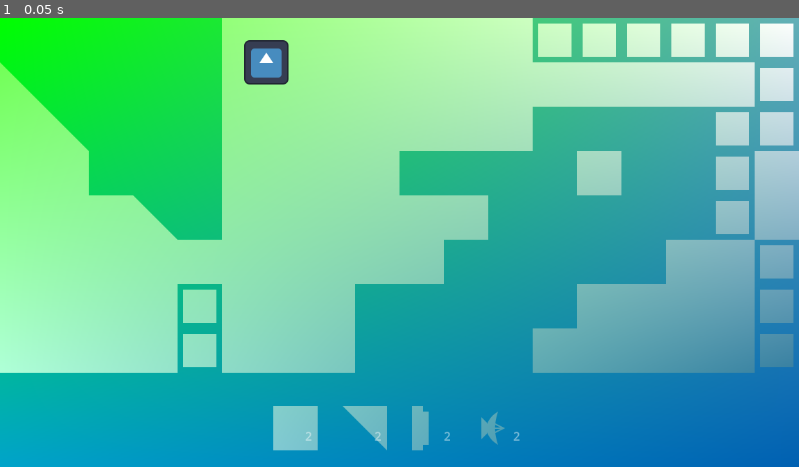
Above: before the commit, frame 1.
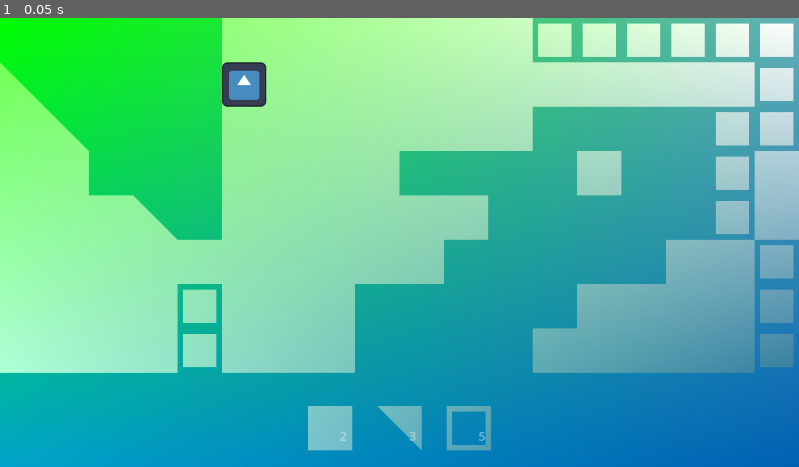
Above: after the commit, the same moment.

Repository: Username4D/signal_quest
Game: Godot game, scene res://scenes/gameplay_view.tscn
Same seed, same stepped clock (60 frames per second), same inputs: the game is played once before the commit and once after it. The project has no main scene, so this scene is started directly. The engine's default icon, where the game draws it, is replaced by a stand-in: a white triangle on a blue panel in a dark square.
Inputs:
- Up to frame 1 (0.05 s): no input

The runs differ from the first frame. In frame 1, 2.6% of the frame differs, in the area x 27-66%, y 4-97%.

Commit message:
added gameplay handler to control inventory management, added keeping track of inventory amounts, revamped inventory initialisation

Diff:
--- a/project.godot
+++ b/project.godot
@@ -12,6 +12,10 @@
 
 config/name="Signal_game"
 config/features=PackedStringArray("4.5", "GL Compatibility")
+
+[autoload]
+
+gameplay_handler="*res://scripts/gameplay_handler.gd"
 
 [editor_plugins]
 
--- a/scenes/gameplay_view.tscn
+++ b/scenes/gameplay_view.tscn
@@ -31,7 +31,7 @@
 tile_set = ExtResource("2_khje6")
 
 [node name="signal_emitter" parent="static_gp_objects" instance=ExtResource("4_a4xli")]
-position = Vector2(384, 64)
+position = Vector2(352, 96)
 
 [node name="user_gp_objects" type="TileMapLayer" parent="."]
 
--- a/scenes/inventory.tscn
+++ b/scenes/inventory.tscn
@@ -1,27 +1,6 @@
-[gd_scene load_steps=7 format=3 uid="uid://wwori4ekxduy"]
+[gd_scene load_steps=2 format=3 uid="uid://wwori4ekxduy"]
 
-[ext_resource type="PackedScene" uid="uid://crwtc42uurksi" path="res://scenes/inventory_item.tscn" id="1_qw0r6"]
-[ext_resource type="Texture2D" uid="uid://ke00ty7ry5df" path="res://assets/tileset_textures.svg" id="2_hj2ta"]
-
-[sub_resource type="AtlasTexture" id="AtlasTexture_ty45s"]
-resource_local_to_scene = true
-atlas = ExtResource("2_hj2ta")
-region = Rect2(0, 0, 64, 64)
-
-[sub_resource type="AtlasTexture" id="AtlasTexture_53g1v"]
-resource_local_to_scene = true
-atlas = ExtResource("2_hj2ta")
-region = Rect2(0, 0, 64, 64)
-
-[sub_resource type="AtlasTexture" id="AtlasTexture_yyk2a"]
-resource_local_to_scene = true
-atlas = ExtResource("2_hj2ta")
-region = Rect2(0, 0, 64, 64)
-
-[sub_resource type="AtlasTexture" id="AtlasTexture_uae8j"]
-resource_local_to_scene = true
-atlas = ExtResource("2_hj2ta")
-region = Rect2(0, 0, 64, 64)
+[ext_resource type="Script" uid="uid://joqchhr0ufo0" path="res://scripts/inventory.gd" id="1_53g1v"]
 
 [node name="inventory" type="HBoxContainer"]
 offset_left = 128.0
@@ -29,19 +8,4 @@
 offset_right = 1024.0
 offset_bottom = 640.0
 alignment = 1
-
-[node name="wall" parent="." instance=ExtResource("1_qw0r6")]
-layout_mode = 2
-icon = SubResource("AtlasTexture_ty45s")
-
-[node name="wall_angled" parent="." instance=ExtResource("1_qw0r6")]
-layout_mode = 2
-icon = SubResource("AtlasTexture_53g1v")
-
-[node name="button" parent="." instance=ExtResource("1_qw0r6")]
-layout_mode = 2
-icon = SubResource("AtlasTexture_yyk2a")
-
-[node name="signal_emitter" parent="." instance=ExtResource("1_qw0r6")]
-layout_mode = 2
-icon = SubResource("AtlasTexture_uae8j")
+script = ExtResource("1_53g1v")
--- a/scenes/placed_object.tscn
+++ b/scenes/placed_object.tscn
@@ -15,6 +15,7 @@
 resource_local_to_scene = true
 atlas = ExtResource("2_vysjg")
 region = Rect2(0, 0, 64, 64)
+filter_clip = true
 
 [node name="placed_object" type="Button"]
 self_modulate = Color(1, 1, 1, 0)
--- /dev/null
+++ b/scripts/gameplay_handler.gd
@@ -0,0 +1,14 @@
+extends Node
+
+var inventory =  {
+ "wall": 0,
+ "wall_angled": 0,
+ "signal_emitter": 0,
+ "moveable_body": 0,
+ "rotator": 0,
+ "button": 0,
+ "moveable_body_angled": 0,
+ "finish": 0,
+ "gated_button": 0,
+ "toggle_wall": 0
+}
--- a/scripts/gameplay_view.gd
+++ b/scripts/gameplay_view.gd
@@ -3,6 +3,22 @@
 @export var game_state = "build" # build, finish, start
 signal start
 signal build
+
+@export var inventory =  {
+ "wall": 2,
+ "wall_angled": 3,
+ "signal_emitter": 0,
+ "moveable_body": 5,
+ "rotator": 0,
+ "button": 0,
+ "moveable_body_angled": 0,
+ "finish": 0,
+ "gated_button": 0,
+ "toggle_wall": 0
+}
+
+func _ready() -> void:
+	gameplay_handler.inventory = inventory
 
 func _input(event: InputEvent) -> void:
 	if Input.is_action_just_pressed("ui_start"):
--- /dev/null
+++ b/scripts/inventory.gd
@@ -0,0 +1,22 @@
+extends HBoxContainer
+
+var items=  [
+ "wall",
+ "wall_angled",
+ "signal_emitter",
+ "moveable_body",
+ "rotator",
+ "button",
+ "moveable_body_angled",
+ "finish",
+ "gated_button",
+ "toggle_wall"
+]
+
+var item_scene = preload("res://scenes/inventory_item.tscn")
+
+func _ready() -> void:
+	for i in items:
+		var scene = item_scene.instantiate()
+		scene.name = i
+		self.add_child(scene)
--- a/scripts/inventory_item.gd
+++ b/scripts/inventory_item.gd
@@ -1,6 +1,6 @@
 extends Button
 
-@export var amount = 2
+
 var atlas_position = {"wall": Vector2(0,0), "wall_angled": Vector2(64,0), "signal_emitter": Vector2(128, 0), "moveable_ …(212 unchanged characters)…
 var placed_object_scene = preload("res://scenes/placed_object.tscn")
 
@@ -8,14 +8,19 @@
 	self.icon.region = Rect2(atlas_position[self.name], Vector2(64,64))
 
 func _process(delta: float) -> void:
-	$amount.text = var_to_str(amount)
-
+	$amount.text = var_to_str(gameplay_handler.inventory[self.name])
+	if gameplay_handler.inventory[self.name] == 0:
+		self.visible = false
+	else:
+		self.visible = true
 
 
 func _on_pressed() -> void:
-	var placed_object =placed_object_scene.instantiate()
-	placed_object.position = self.global_position
-	placed_object.Item = self.name
-	self.get_parent().get_parent().get_node("user_gp_objects").add_child(placed_object)
-	placed_object.state_pressed = true
-	placed_object.pressed.emit()
+	if self.visible:
+		var placed_object =placed_object_scene.instantiate()
+		placed_object.position = self.global_position
+		placed_object.Item = self.name
+		self.get_parent().get_parent().get_node("user_gp_objects").add_child(placed_object)
+		placed_object.state_pressed = true
+		placed_object.pressed.emit()
+		gameplay_handler.inventory[self.name] -= 1
--- a/scripts/placed_object.gd
+++ b/scripts/placed_object.gd
@@ -16,10 +16,12 @@
 		if not Input.is_mouse_button_pressed(MOUSE_BUTTON_LEFT):
 			state_pressed = false
 			if not self.get_parent().get_parent().get_node("static_gp_objects").get_cell_source_id(psnapped(self.position) / 64) == -1:
+				gameplay_handler.inventory[Item] += 1
 				self.queue_free()
+
 			for i in self.get_parent().get_children():
 				if i.position == ideal_position and i.name != self.name:
-
+					gameplay_handler.inventory[i.Item] += 1
 					i.queue_free()
 	else:
 		$sprite.scale = Vector2.ONE
Not shown, added: scripts/gameplay_handler.gd.uid
Not shown, added: scripts/inventory.gd.uid
